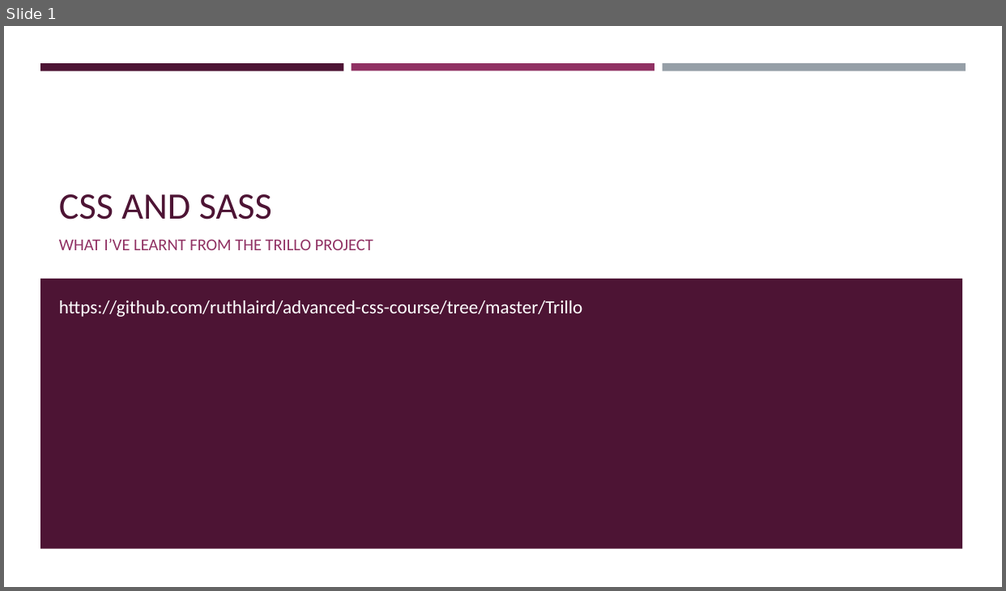
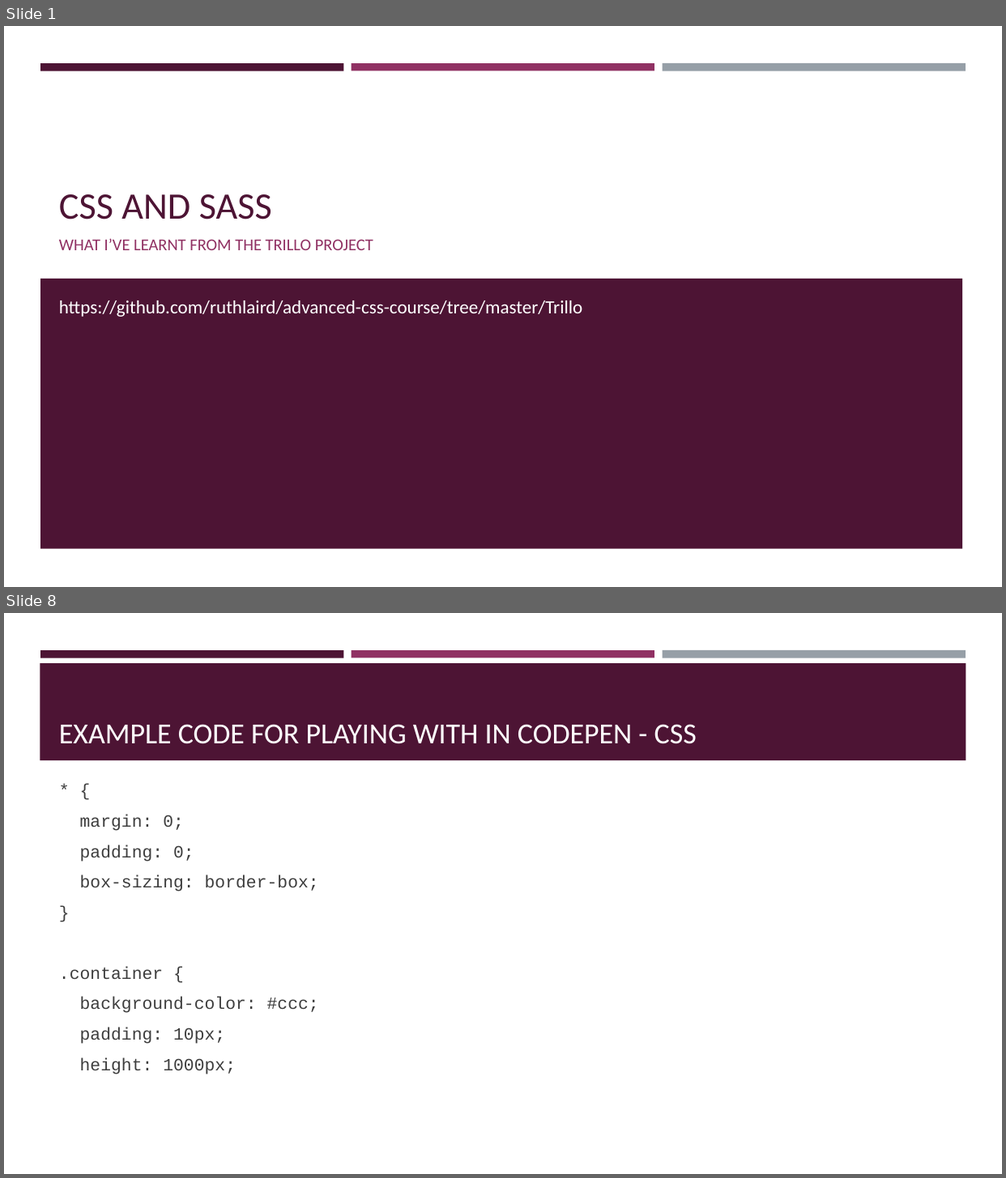
Before and after one commit to ruthlaird/advanced-css-course, a slide deck: Trillo/presentation/Trillo project - what I learnt.pptx. Shown one above the other, each under a label of ours: slide 1 before the commit, slides 1 and 8 after it; the slides between them are not shown. The pictures are 1006x591 and 1006x1178 pixels, drawn with LibreOffice and Linux fonts; fonts in the diff are those of the drawing. Boxes give left, top, right and bottom in pixels: in the first picture for what was removed or moved away, otherwise in the second. Text is boxed around its words. In the diff, an @@ line names an element or a change of style, - is before the commit and + after.

```diff
--- a/Trillo/presentation/Trillo project - what I learnt.pptx
+++ b/Trillo/presentation/Trillo project - what I learnt.pptx
@@ slide 8 added at <box>4,613,1002,1174</box>, background #FFFFFF; not listed: 3 template elements that a slide beside it also shows @@
@@ rectangle added at <box>40,663,966,760</box>, fill #4D1434 @@
@@ title added at <box>59,724,697,744</box>, 28 pt, text #FFFFFF @@
+EXAMPLE CODE FOR PLAYING WITH IN CODEPEN - CSS
@@ text added at <box>59,815,319,1075</box>, 16.6 pt, text #3D3D3D @@
+* {
+margin: 0;
+padding: 0;
+box-sizing: border-box;
+}
+.container {
+background-color: #ccc;
+padding: 10px;
+height: 1000px;
```
Also in this commit, not shown: 16 other slides added, 8 other files.
